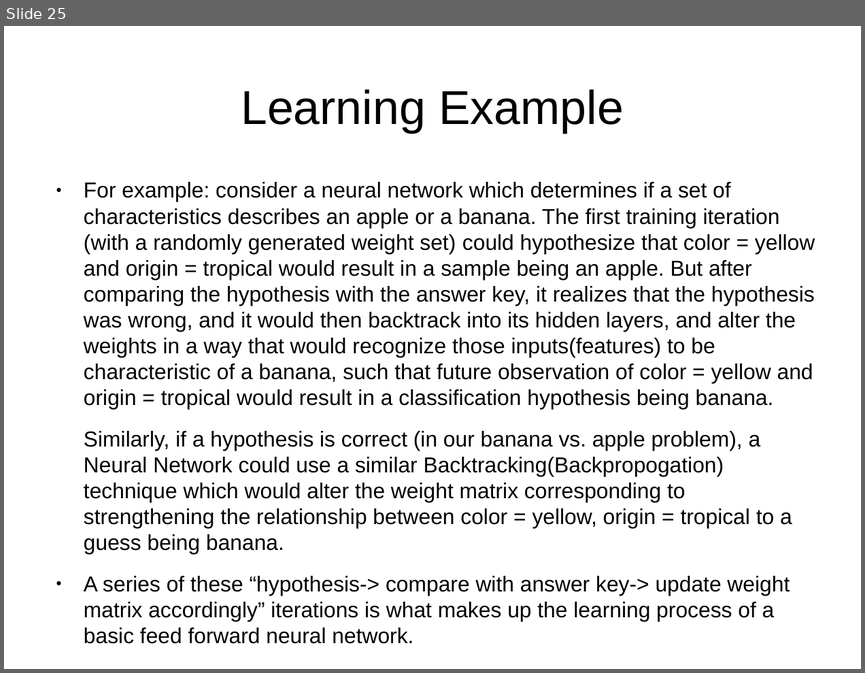
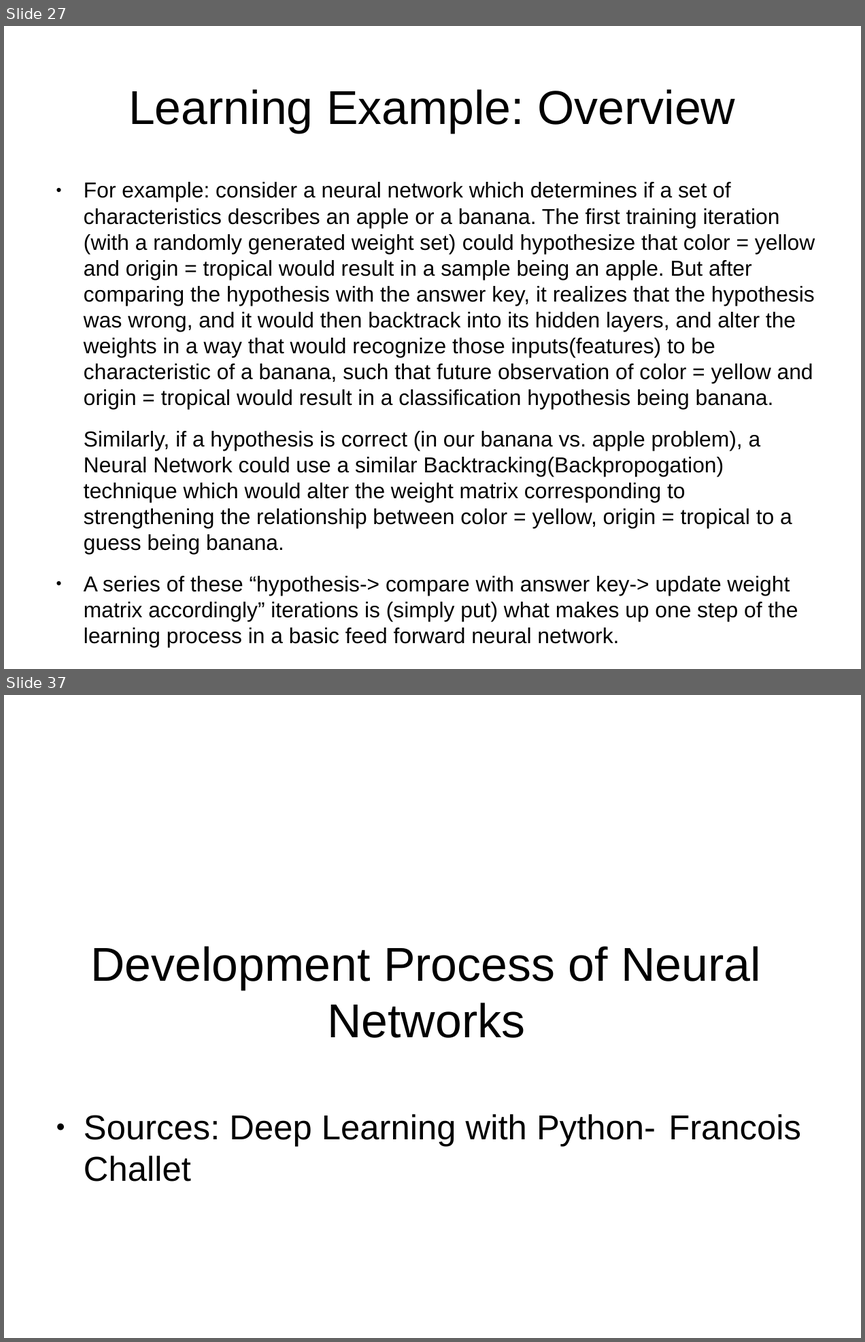
Before and after one commit to sofiabesenski4/MedicalLetterAI, a slide deck: Slides/Intro to Neural Nets and Deep Learning/1-slides.odp. Shown one above the other, each under a label of ours: slide 25 before the commit, slides 27 and 37 after it; the slides between them are not shown. The pictures are 865x673 and 865x1342 pixels, drawn with LibreOffice and Linux fonts; fonts in the diff are those of the drawing. Boxes give left, top, right and bottom in pixels: in the first picture for what was removed or moved away, otherwise in the second. Text is boxed around its words. In the diff, an @@ line names an element or a change of style, - is before the commit and + after.

Commit message:
finished the neural network introductory slides for Jan 25th meeting

```diff
--- a/Slides/Intro to Neural Nets and Deep Learning/1-slides.odp
+++ b/Slides/Intro to Neural Nets and Deep Learning/1-slides.odp
@@ slide 37 added at [4, 695, 861, 1338], background #FFFFFF @@
@@ title added at [90, 946, 761, 1038], 44 pt, text #000000 @@
+Development Process of Neural Networks
@@ text added at [84, 1114, 801, 1181], 32 pt, text #000000 @@
+● Sources: Deep Learning with Python- Francois Challet
@@ what was slide 25 is now slide 27 @@
@@ slide 27 changed as well @@
@@ title at [128, 89, 735, 133]: text changed @@
-Learning Example
+Learning Example: Overview
@@ text at [84, 575, 798, 647]: text changed @@
-● A series of these “hypothesis-> compare with answer key-> update weight matrix accordingly” iterations is what makes up the learning process of a basic feed forward neural network.
+● A series of these “hypothesis-> compare with answer key-> update weight matrix accordingly” iterations is (simply put) what makes up one step of the learning process in a basic feed forward neural network.
```
Also in this commit, not shown: 3 other slides changed, 24 other slides added, 13 slides removed, 1 other file.
